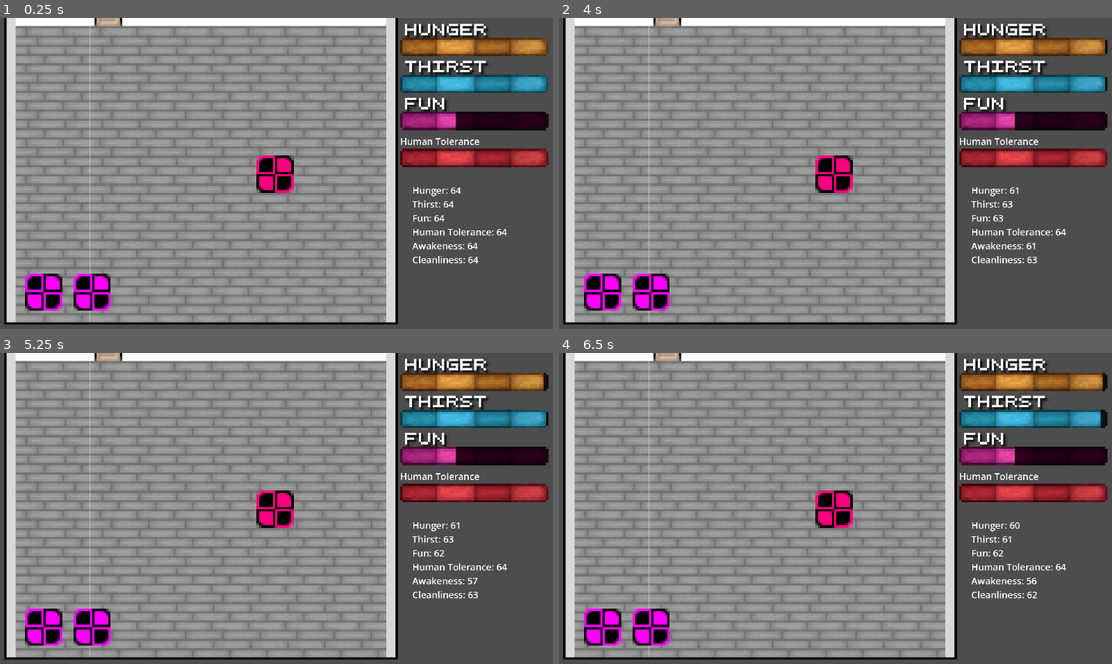
Above: before the commit, frames 1-4 (two rows, left to right).
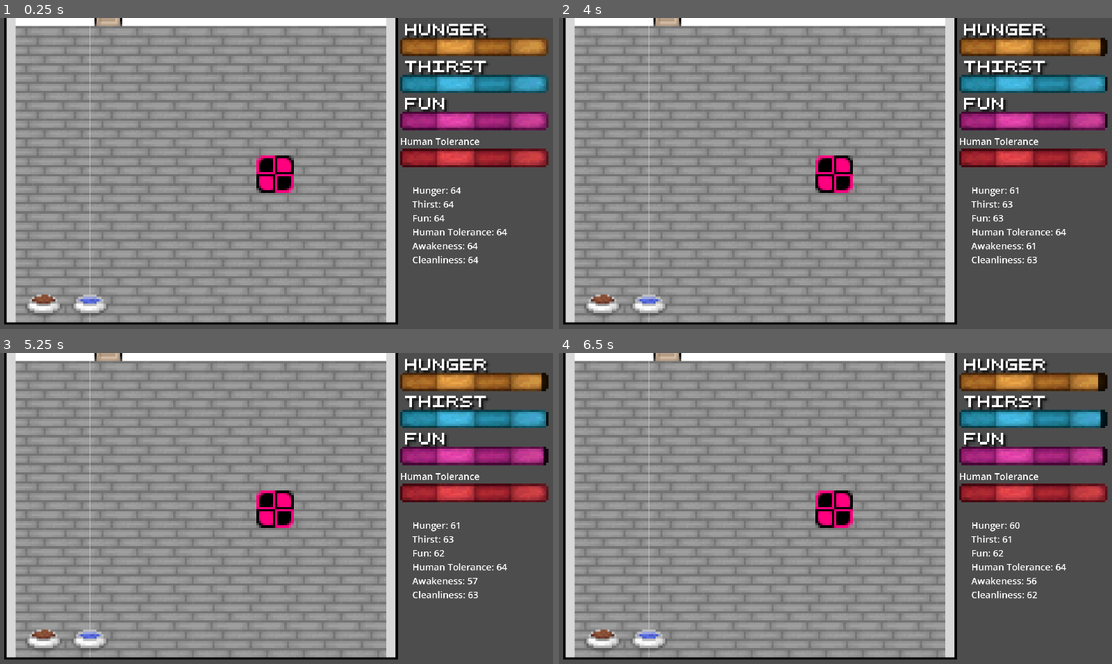
Above: after the commit, the same moments.

Repository: Theooolone/m-game
Game: Godot game, scene res://scenes/catsim/cat_sim.tscn
Same seed, same stepped clock (60 frames per second), same inputs: the game is played once before the commit and once after it. This scene is started directly instead of the project's main scene.
Inputs:
- Up to frame 1 (0.25 s): no input
- Up to frame 2 (4 s): tap Enter at 0.5, 2.75 s; hold Right (right) 0.53-1.28 s; tap E (interact) at 0.6, 2.1, 3.6 s; tap Space at 1.25, 3.5 s; hold S (down) 1.28-2.03 s; tap C (show_controls) at 1.35, 2.85 s; hold Right (right) 2.03-2.78 s; hold W (up) 2.78-3.53 s; hold A (left) from 3.53 s (still down)
- Up to frame 3 (5.25 s): tap Enter at 4.25 s; tap C (show_controls) at 4.35 s; release A (left) at 5.03 s; hold S (down) from 5.03 s (still down); tap E (interact) at 5.1 s
- Up to frame 4 (6.5 s): tap Space at 5.75 s; release S (down) at 5.78 s; hold Right (right) from 5.78 s (still down); tap C (show_controls) at 5.85 s

The runs differ from the first frame. In frame 1, 2.7% of the frame differs, in the area x 4-100%, y 30-96%; in frame 2, 2.7%, in the area x 4-99%, y 6-96%; in frame 3, 2.7%; in frame 4, 2.7%.

Commit message:
Cat minigame progress

Diff:
--- a/scenes/catsim/cat_sim.tscn
+++ b/scenes/catsim/cat_sim.tscn
@@ -1,10 +1,12 @@
-[gd_scene load_steps=11 format=3 uid="uid://coy8ycn8wwfvl"]
+[gd_scene load_steps=13 format=3 uid="uid://coy8ycn8wwfvl"]
 
 [ext_resource type="Script" path="res://scripts/Cat.gd" id="1_jus8a"]
 [ext_resource type="TileSet" uid="uid://jidy50o2532o" path="res://resources/room.tres" id="2_yp0iu"]
 [ext_resource type="PackedScene" uid="uid://cndlh00l1npxt" path="res://scenes/catsim/statbar.tscn" id="4_kofum"]
 [ext_resource type="PackedScene" uid="uid://bbu3xsdp51vud" path="res://scenes/catsim/catobject.tscn" id="4_t11mk"]
+[ext_resource type="Texture2D" uid="uid://b6whkt023c6jq" path="res://assets/textures/catsim/food_bowl.png" id="4_t35jr"]
 [ext_resource type="Shader" path="res://resources/hue.gdshader" id="5_8pllu"]
+[ext_resource type="Texture2D" uid="uid://pwvsa7d527sd" path="res://assets/textures/catsim/water_bowl.png" id="5_tvfgl"]
 
 [sub_resource type="LabelSettings" id="LabelSettings_y1wrj"]
 font_size = 32
@@ -57,10 +59,12 @@
 label_settings = SubResource("LabelSettings_y1wrj")
 
 [node name="Food" parent="." instance=ExtResource("4_t11mk")]
-position = Vector2(-100, 51)
+position = Vector2(-100, 56)
+texture = ExtResource("4_t35jr")
 
 [node name="Water" parent="." instance=ExtResource("4_t11mk")]
-position = Vector2(-79, 51)
+position = Vector2(-80, 56)
+texture = ExtResource("5_tvfgl")
 
 [node name="StatTick" type="Timer" parent="."]
 autostart = true
--- a/scenes/catsim/statbar.tscn
+++ b/scenes/catsim/statbar.tscn
@@ -1,9 +1,9 @@
 [gd_scene load_steps=7 format=3 uid="uid://cndlh00l1npxt"]
 
 [ext_resource type="Shader" path="res://resources/hue.gdshader" id="1_xwf8c"]
-[ext_resource type="Texture2D" uid="uid://8mkukxqcg0xx" path="res://assets/textures/catbar_under.png" id="2_gshqp"]
+[ext_resource type="Texture2D" uid="uid://8mkukxqcg0xx" path="res://assets/textures/catsim/catbar_under.png" id="2_gshqp"]
 [ext_resource type="LabelSettings" uid="uid://dguaiif1dpkwk" path="res://resources/5px.tres" id="3_26uqe"]
-[ext_resource type="Texture2D" uid="uid://dfhygow8cwq85" path="res://assets/textures/catbar_progress.png" id="3_wjh6o"]
+[ext_resource type="Texture2D" uid="uid://dfhygow8cwq85" path="res://assets/textures/catsim/catbar_progress.png" id="3_wjh6o"]
 [ext_resource type="Script" path="res://scripts/statbar.gd" id="4_j75ob"]
 
 [sub_resource type="ShaderMaterial" id="ShaderMaterial_8k14e"]
--- a/scripts/Cat.gd
+++ b/scripts/Cat.gd
@@ -5,7 +5,7 @@
 
 @onready var hunger_bar_node = $Hunger
 @onready var thirst_bar_node = $Thirst
-@onready var fun_bar_node = $Hunger
+@onready var fun_bar_node = $Fun
 @onready var human_tolerance_bar_node = $"Human Tolerance"
 
 signal cat_obliteration # emmited when game lost
@@ -58,47 +58,46 @@
 	fun_bar_node.value = stats[StatType.FUN]
 	human_tolerance_bar_node.value = stats[StatType.HUMAN_TOLERANCE]
 
-	print("-")
-	print(hunger_bar_node.value)
-	print(thirst_bar_node.value)
-	print(fun_bar_node.value)
-	print(human_tolerance_bar_node.value)
-
+# adds a number to the stat while still respecting the maximum and minimum values
+func capadd(stat, add): stats[stat] = max(min(stats[stat]+add, 64),0)
 
 func _on_stat_tick_timeout():
 	var stat_changed = stats.keys()[randi() % 6] # StatType.size()]
 	if stat_changed == StatType.HUMAN_TOLERANCE:
-		if stats[stat_changed] < 64:
-			stats[stat_changed] += 1
+		capadd(stat_changed, 1)
 	else:
-		if stats[stat_changed] > 0:
-			stats[stat_changed] -= 1
+		capadd(stat_changed, -1)
 
 	for i in stats.keys():
 		if stats[i] <= 0:
-			emit_signal("cat_obliteration")
+			print(i)
+			emit_signal("cat_obliteration",i)
 	update_ui()
+
+
+
 
 
 # WHAT HAPPENS WHEN OBJECT USED
 
 func food():
-	stats[StatType.HUNGER] += 10
+	capadd(StatType.HUNGER, 8)
+	capadd(StatType.THIRST, -4)
 	update_ui()
 
 func water():
-	stats[StatType.THIRST] += 10
+	capadd(StatType.THIRST, 8)
 	update_ui()
 
 # As chaotic as possible while still being fair if you know what you're doing
 func pet():
 	if stats[StatType.HUMAN_TOLERANCE] >= 32:
-		stats[StatType.FUN] += 10
+		capadd(StatType.FUN, 8)
 	elif stats[StatType.HUMAN_TOLERANCE] < 48:
-		stats[StatType.FUN] -= 10
+		capadd(StatType.FUN, -8)
 
-	# 80% chance of being random number 1-5, 20% chance of being 10
-	var rand = 1 + randi() % 5
-	if rand >= 5: rand = 10
-	stats[StatType.HUMAN_TOLERANCE] -= rand
+
+	var rand = 1 + randi() % 8
+	if rand >= 7: rand *= 3
+	capadd(StatType.HUMAN_TOLERANCE, -rand)
 	update_ui()
--- a/scripts/global.gd
+++ b/scripts/global.gd
@@ -11,8 +11,6 @@
 
 var textbox_on_cooldown = false
 
-#@onready var music: AudioStreamPlayer = get_tree().root.Music
-
 func _process(_delta):
 	if Input.is_action_just_pressed("exit"):
 		get_tree().quit()
Renamed: assets/textures/catbar_progress.png -> assets/textures/catsim/catbar_progress.png
Not shown, added: assets/textures/catsim/catbar_progress.png.import
Renamed: assets/textures/catbar_under.png -> assets/textures/catsim/catbar_under.png
Not shown, changed: assets/textures/catsim/catbar_under.png.import
Binary file added: assets/textures/catsim/empty_bowl.png
Not shown, added: assets/textures/catsim/empty_bowl.png.import
Binary file added: assets/textures/catsim/food_bowl.png
Not shown, changed: assets/textures/catsim/food_bowl.png.import
Binary file added: assets/textures/catsim/water_bowl.png
Not shown, added: assets/textures/catsim/water_bowl.png.import
